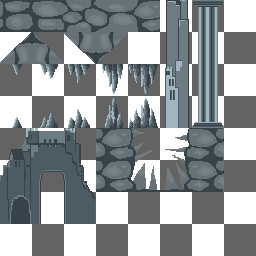
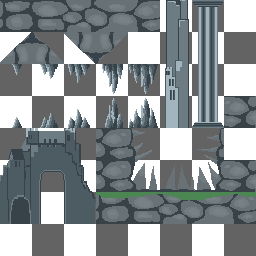
Layer changes from the first w=256, h=256 image to the second:
added layer "Layer 106" above "Layer 105" over [96,192,256,224]
painted on "Layer 104" over [160,96,256,192]
